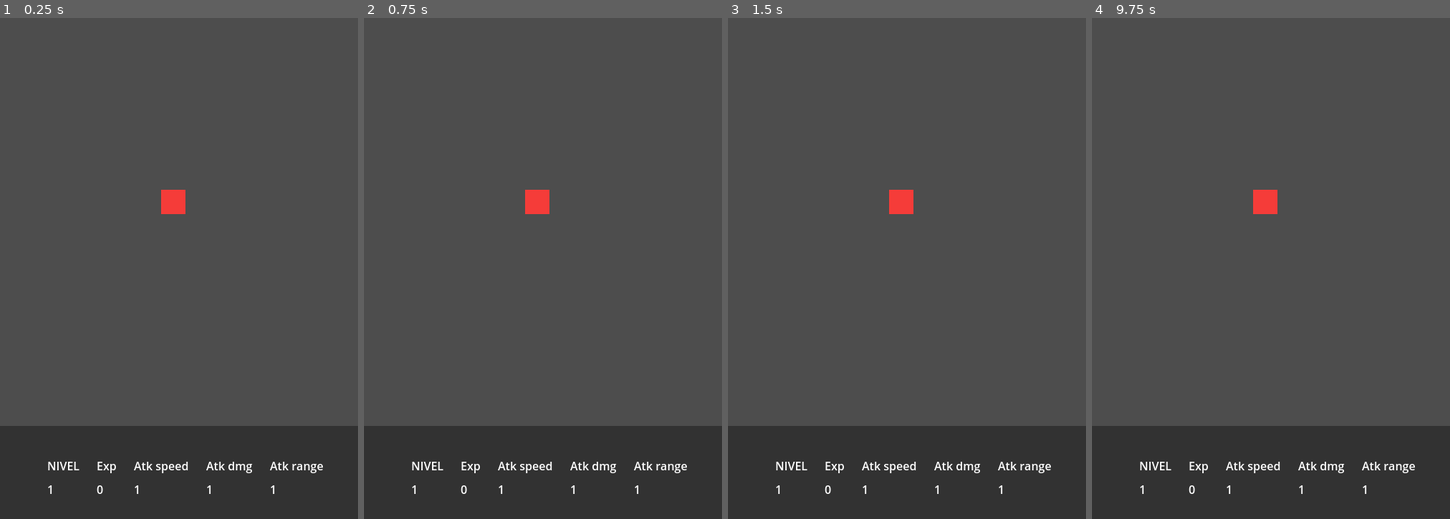
Above: before the commit, frames 1-4 (left to right).
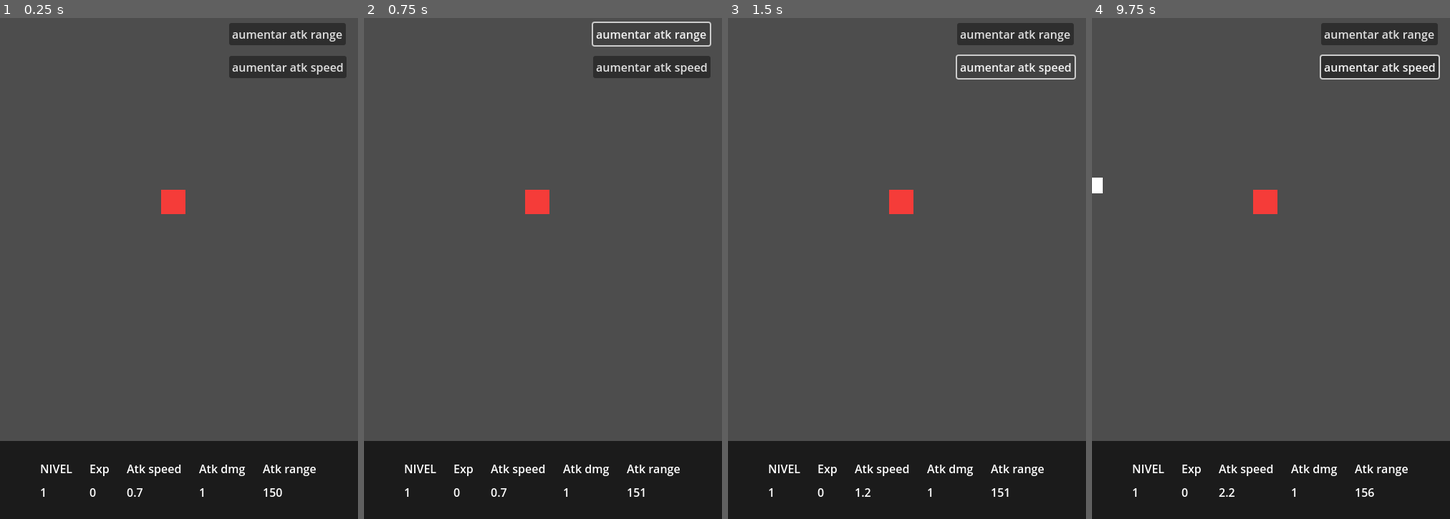
Above: after the commit, the same moments.

Repository: MauroCastro1705/mini_auto_battler
Game: Godot game, scene res://test/test-scene.tscn
The game is run twice, just before and just after one commit, with the same random seed, the same clock (stepped at 60 frames per second) and the same inputs. The project has no main scene, so this scene is started directly.
Inputs (mouse positions are in pixels of both pictures, inside the frame that each line leads up to):
- Up to frame 1 (0.25 s): no input
- Up to frame 2 (0.75 s): click (650, 33) at 0.5 s, where only the run after the commit has a clickable "aumentar atk range"
- Up to frame 3 (1.5 s): click (1014, 68) at 1.25 s, where only the run after the commit has a clickable "aumentar atk speed"
- Up to frame 4 (9.75 s): tap Enter at 2, 3.5, 5 s; move the mouse to (1349, 243) at 2.02 s; hold Up (ui_up) 2.03-2.75 s; tap O at 2.1, 5.1, 8.1 s; click (1349, 243) at 2.17 s; tap Space (ui_select) at 2.27, 2.75, 4.25, 5.27, 5.75, 8.27 s; drag from (1199, 293) to (1263, 203) at 2.77 s; move the mouse to (1306, 158) at 3.52 s; hold Up (ui_up) 3.53-4.25 s; tap Shift at 3.6, 6.6, 9.6 s; drag from (1253, 368) to (1163, 193) at 4.27 s; move the mouse to (1378, 343) at 5.02 s; hold Down (ui_down) 5.03-5.75 s; drag from (1163, 193) to (1263, 203) at 5.77 s; move the mouse to (1288, 268) at 6.52 s; hold Down (ui_down) 6.53-7.25 s; click (1288, 268) at 6.67 s; drag from (1217, 143) to (1199, 293) at 7.27 s; move the mouse to (1349, 243) at 8.02 s; hold Up (ui_up) 8.03-8.75 s; drag from (1199, 293) to (1263, 203) at 8.77 s; move the mouse to (1306, 158) at 9.52 s; hold Down (ui_down) from 9.53 s (still down)

The runs differ from the first frame. In frame 1, 6.8% of the frame differs, in the area x 0-100%, y 1-96%; in frame 2, 5.8%; in frame 3, 5.8%; in frame 4, 7.1%.

Commit message:
Add UI buttons to adjust player attack stats
Introduces a new botones UI component with buttons to increase player attack range and speed. Player and enemy scripts now use global variables for attack stats, and stats are updated via a new signal. The main UI displays current attack stats, and the test scene includes the new botones UI. Enemy deactivation now removes them from the player's range list.

Diff:
--- a/autoloads/Global.gd
+++ b/autoloads/Global.gd
@@ -1,11 +1,22 @@
 extends Node
 
 signal enemy_killed
+signal stats_updated
+
+#player vars
+var player:Node = null
 
 var xp:int = 0
 var level:int = 1
-var player:Node = null
+var attack_speed := 1.5 # Cooldown in seconds (lower = faster)
+var atk_range:float = 150
+
 
 #BULLET
 var bullet_dmg:int = 1
 var bullet_speed: float = 400
+
+
+#enemigos
+var enemigo_speed:float = 55.0
+var enemigo_max_hp:float = 3.0
--- a/character/player.gd
+++ b/character/player.gd
@@ -1,17 +1,20 @@
 extends CharacterBody2D
 @onready var atk_timer: Timer = $atk_timer
-@export var move_speed = 100
-@export var attack_speed = 1.0
-@export var damage = 10
 @onready var bullet_pool: Node = $BulletPool
 var enemies_in_range: Array[Node] = []
-
+@onready var atk_range = $enemy_detector/CollisionShape2D
 var shoot_cooldown := 0.8
 var time_since_shot := 0.0
 
+
 func _ready():
 	Global.player = self
+	Global.stats_updated.connect(update_global)
+	update_global() # Initial call
 
+func update_global():
+	shoot_cooldown = Global.attack_speed
+	atk_range.shape.radius = Global.atk_range
 
 func _process(delta):
 	time_since_shot += delta
@@ -22,16 +25,22 @@
 func get_nearest_enemy() -> Node:
 	var nearest = null
 	var min_dist = INF
-	for enemigos in enemies_in_range:
-		if not is_instance_valid(enemigos):
-			continue
-		var dist = global_position.distance_squared_to(enemigos.global_position)
+
+	# Create a filtered list to remove inactive or freed enemies
+	enemies_in_range = enemies_in_range.filter(func(enemy):
+		return is_instance_valid(enemy) and enemy.active
+	)
+
+	for enemy in enemies_in_range:
+		var dist = global_position.distance_squared_to(enemy.global_position)
 		if dist < min_dist:
 			min_dist = dist
-			nearest = enemigos
+			nearest = enemy
+
 	return nearest
 
-
+func remove_enemy(enemy: Node):
+	enemies_in_range.erase(enemy)
 
 func shoot():
 	var target = get_nearest_enemy()
@@ -41,13 +50,10 @@
 		bullet.fire(global_position, direction)
 		print("shooted")
 
-
-
 func _on_enemy_detector_body_entered(body) -> void:
 	if body.is_in_group("enemigos"):
 		enemies_in_range.append(body)
 		print("agregado",body)
 
-
 func _on_enemy_detector_body_exited(body) -> void:
 	enemies_in_range.erase(body)
--- a/enemies/enemigo_1.gd
+++ b/enemies/enemigo_1.gd
@@ -1,16 +1,17 @@
 extends CharacterBody2D
 # Parámetros de movimiento
-@export var speed: float = 50.0
-@export var max_hp:float = 3.0
+var speed
+var max_hp
 var hp:float = 3.0
 var active = false
 var is_dead = false
 
 func _ready():
 	add_to_group("enemigos")
+	speed = Global.enemigo_speed
+	max_hp = Global.enemigo_max_hp
 
-
-func _process(delta):
+func _process(_delta):
 	if not active:
 		return
 
@@ -30,8 +31,13 @@
 
 func deactivate():
 	active = false
+	is_dead = true
 	hide()
 	set_process(false)
+
+	# Inform player we're out of range (if needed)
+	if Global.player:
+		Global.player.remove_enemy(self)
 
 func take_damage(amount):
 	if not active or is_dead:
--- a/managers/game_manager/game_manager.gd
+++ b/managers/game_manager/game_manager.gd
@@ -15,4 +15,10 @@
 	Global.xp = 0
 	xp_to_next += 5
 	print("level up, nivel = ", Global.level)
-	#$UpgradeMenu.show_random_upgrades()
+	var base_sps := 1.0 # base shots per second
+	var sps_growth := 0.25 # how much more per level
+	var new_shots_per_sec := base_sps + Global.level * sps_growth
+	Global.attack_speed = 1.0 / new_shots_per_sec
+
+
+	Global.emit_signal("stats_updated")
--- a/project.godot
+++ b/project.godot
@@ -33,7 +33,8 @@
 "res://character/": "orange",
 "res://enemies/": "red",
 "res://managers/": "yellow",
-"res://proyectiles/": "green"
+"res://proyectiles/": "green",
+"res://ui/": "green"
 }
 
 [global_group]
--- a/test/test-scene.tscn
+++ b/test/test-scene.tscn
@@ -1,10 +1,11 @@
-[gd_scene load_steps=6 format=3 uid="uid://cauvt5eegmfco"]
+[gd_scene load_steps=7 format=3 uid="uid://cauvt5eegmfco"]
 
 [ext_resource type="PackedScene" uid="uid://cfoeue187p1kd" path="res://character/player.tscn" id="1_5d1lj"]
 [ext_resource type="PackedScene" uid="uid://bgwxgv22osxkb" path="res://managers/game_manager/GameManager.tscn" id="3_ad8ri"]
 [ext_resource type="PackedScene" uid="uid://veon0exi0utd" path="res://managers/enemy_spawner/enemy_spawner.tscn" id="4_kvgnx"]
 [ext_resource type="PackedScene" uid="uid://bvjn1n354h5vr" path="res://managers/enemy_pool/enemy_pool.tscn" id="4_l0d6b"]
 [ext_resource type="PackedScene" uid="uid://don1dyvu4dkv8" path="res://ui/main_box/main_ui.tscn" id="5_l0d6b"]
+[ext_resource type="PackedScene" uid="uid://h4ossd5u1cw5" path="res://ui/buttons/botones.tscn" id="6_fjdny"]
 
 [node name="Test-scene" type="Node2D"]
 
@@ -21,13 +22,18 @@
 [node name="EnemyPool" parent="." instance=ExtResource("4_l0d6b")]
 
 [node name="ColorRect" type="ColorRect" parent="."]
-offset_top = 570.0
-offset_right = 509.0
-offset_bottom = 707.0
-color = Color(0.195545, 0.195545, 0.195545, 1)
+offset_left = -12.0
+offset_top = 591.0
+offset_right = 528.0
+offset_bottom = 703.0
+color = Color(0.10748, 0.10748, 0.10748, 1)
+metadata/_edit_lock_ = true
 
 [node name="Main_ui" parent="." instance=ExtResource("5_l0d6b")]
-offset_left = 259.0
-offset_top = 738.0
-offset_right = 259.0
-offset_bottom = 738.0
+offset_left = 249.0
+offset_top = 684.0
+offset_right = 249.0
+offset_bottom = 684.0
+metadata/_edit_lock_ = true
+
+[node name="Botones" parent="." instance=ExtResource("6_fjdny")]
--- /dev/null
+++ b/ui/buttons/botones.gd
@@ -0,0 +1,17 @@
+extends Control
+
+
+
+
+func _on_atkrange_pressed() -> void:
+	Global.atk_range += 1.0
+	Global.emit_signal("stats_updated")
+
+
+func _on_atkspeed_pressed() -> void:
+	var current_sps := 1.0 / Global.attack_speed
+	current_sps += 0.5 # or whatever increment you want
+	current_sps = clamp(current_sps, 0.1, 10.0) # optional safety clamp
+
+	Global.attack_speed = 1.0 / current_sps
+	Global.emit_signal("stats_updated")
--- /dev/null
+++ b/ui/buttons/botones.tscn
@@ -0,0 +1,31 @@
+[gd_scene load_steps=2 format=3 uid="uid://h4ossd5u1cw5"]
+
+[ext_resource type="Script" uid="uid://baedf5klijs16" path="res://ui/buttons/botones.gd" id="1_tuw11"]
+
+[node name="Botones" type="Control"]
+layout_mode = 3
+anchors_preset = 15
+anchor_right = 1.0
+anchor_bottom = 1.0
+grow_horizontal = 2
+grow_vertical = 2
+script = ExtResource("1_tuw11")
+
+[node name="atkrange" type="Button" parent="."]
+layout_mode = 0
+offset_left = 320.0
+offset_top = 7.0
+offset_right = 483.0
+offset_bottom = 38.0
+text = "aumentar atk range"
+
+[node name="atkspeed" type="Button" parent="."]
+layout_mode = 0
+offset_left = 320.0
+offset_top = 53.0
+offset_right = 484.0
+offset_bottom = 84.0
+text = "aumentar atk speed"
+
+[connection signal="pressed" from="atkrange" to="." method="_on_atkrange_pressed"]
+[connection signal="pressed" from="atkspeed" to="." method="_on_atkspeed_pressed"]
--- a/ui/main_box/main.gd
+++ b/ui/main_box/main.gd
@@ -4,11 +4,17 @@
 @onready var atk_speed_label: Label = $BoxContainer/HBoxContainer/atk_speed/VBoxContainer/Label2
 @onready var atk_dmg_label: Label = $BoxContainer/HBoxContainer/atk_dmg/VBoxContainer/Label2
 @onready var atk_range_label: Label = $BoxContainer/HBoxContainer/atk_range/VBoxContainer/Label2
+var shots_per_second = 1.0 / Global.attack_speed
+
+func _ready():
+	Global.stats_updated.connect(update_labels)
+	update_labels() # Initial display
 
 
-func _process(delta: float) -> void:
+func update_labels() -> void:
+	var shots_per_second = 1.0 / Global.attack_speed
 	level_label.text = str(Global.level)
 	exp_label.text = str(Global.xp)
-	atk_speed_label.text = str(Global.level)
-	atk_dmg_label.text = str(Global.level)
-	atk_range_label.text = str(Global.level)
+	atk_speed_label.text = str("%.1f" % shots_per_second)
+	atk_dmg_label.text = str(Global.bullet_dmg)
+	atk_range_label.text = str(int(round(Global.atk_range)))
--- a/ui/main_box/main_ui.tscn
+++ b/ui/main_box/main_ui.tscn
@@ -13,11 +13,11 @@
 
 [node name="BoxContainer" type="BoxContainer" parent="."]
 layout_mode = 1
-anchors_preset = 12
-anchor_top = 1.0
+anchors_preset = -1
+anchor_top = 0.727
 anchor_right = 1.0
 anchor_bottom = 1.0
-offset_top = -191.0
+offset_top = 0.0999451
 grow_horizontal = 2
 grow_vertical = 0
 
Not shown, added: ui/buttons/botones.gd.uid
